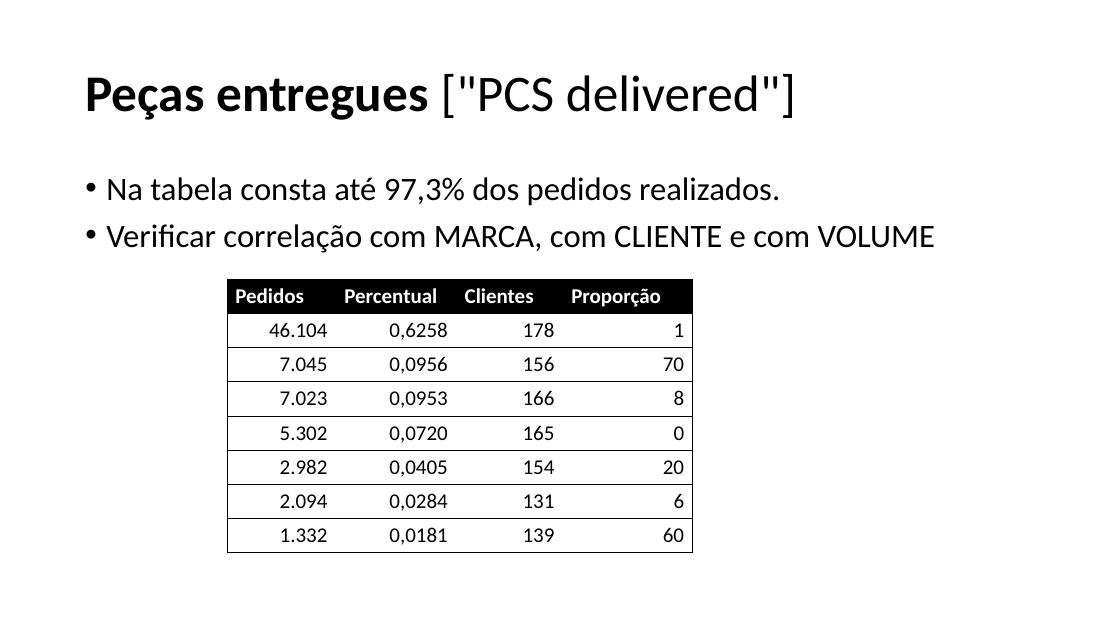
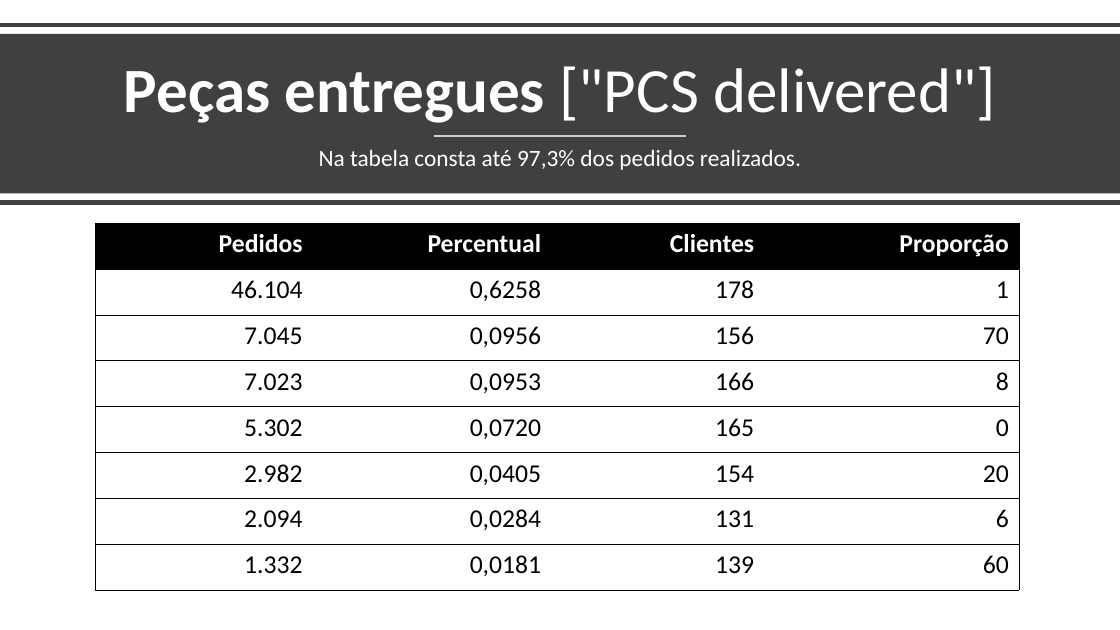
Before and after one commit to brenoccosta/ABIAcademyHack, a slide deck: slide 6 of Apresentação1.pptx. Drawn at 1120x630 pixels with LibreOffice and Linux fonts; fonts in the diff are those of the drawing. Boxes give left, top, right and bottom in pixels: in the first picture for what was removed or moved away, otherwise in the second. Text is boxed around its words. In the diff, an @@ line names an element or a change of style, - is before the commit and + after.

```diff
--- a/Apresentação1.pptx
+++ b/Apresentação1.pptx
@@ line added from (0, 25) to (1120, 25), #404040 4 pt @@
@@ rectangle added at [0, 34, 1120, 193], fill #404040 @@
@@ title "Peças entregues ["PCS delivered"]": place and size @@
-title "Peças entregues ["PCS delivered"]" at [85, 74, 796, 120]
+title "Peças entregues ["PCS delivered"]" at [124, 66, 995, 123]
@@ title "Peças entregues ["PCS delivered"]" at [124, 66, 995, 123]: size 44 to 54 pt, text colour #000000 to #FFFFFF; alignment left to centre; vertical alignment middle to bottom @@
@@ text "Na tabela consta até 97,3% ...": place and size @@
-text "Na tabela consta até 97,3% ..." at [106, 177, 935, 253]
+text "Na tabela consta até 97,3% ..." at [319, 150, 801, 170]
@@ text "Na tabela consta até 97,3% ..." at [319, 150, 801, 170]: size 28 to 20 pt, text colour #000000 to #FFFFFF; alignment left to centre; bullet • to none @@
@@ line added from (434, 136) to (686, 136), #FFFFFF 1.5 pt @@
@@ line added from (0, 202) to (1120, 202), #404040 4 pt @@
@@ table at [96, 223, 1020, 590] @@
@@ size 18 to 22 pt @@
@@ alignment left to right @@
@@ table: place and size @@
-table at [227, 280, 692, 552]
+table at [96, 223, 1020, 590]
@@ text at [106, 224, 935, 253]: paragraph removed @@
-• Verificar correlação com MARCA, com CLIENTE e com VOLUME
```
Also in this commit, not shown: 1 other slide changed, 1 slide added, 1 other file.
